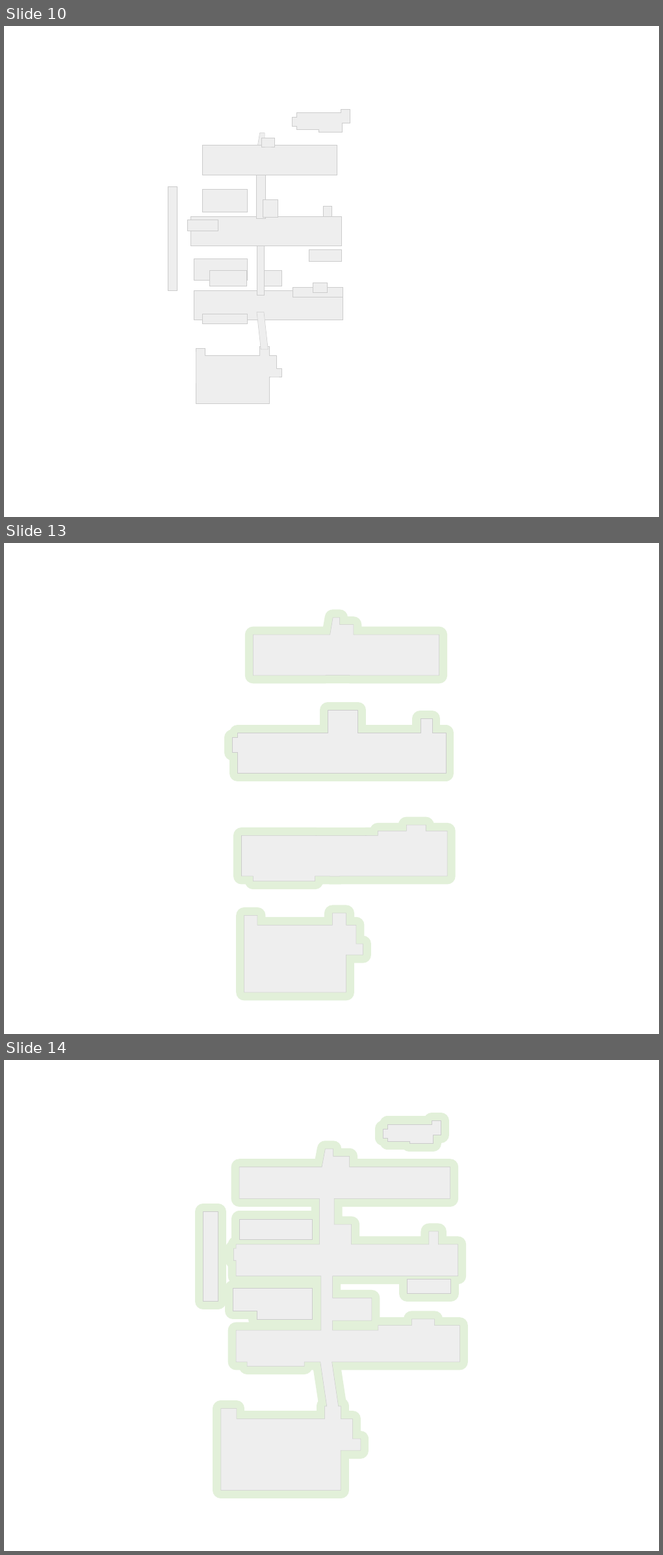
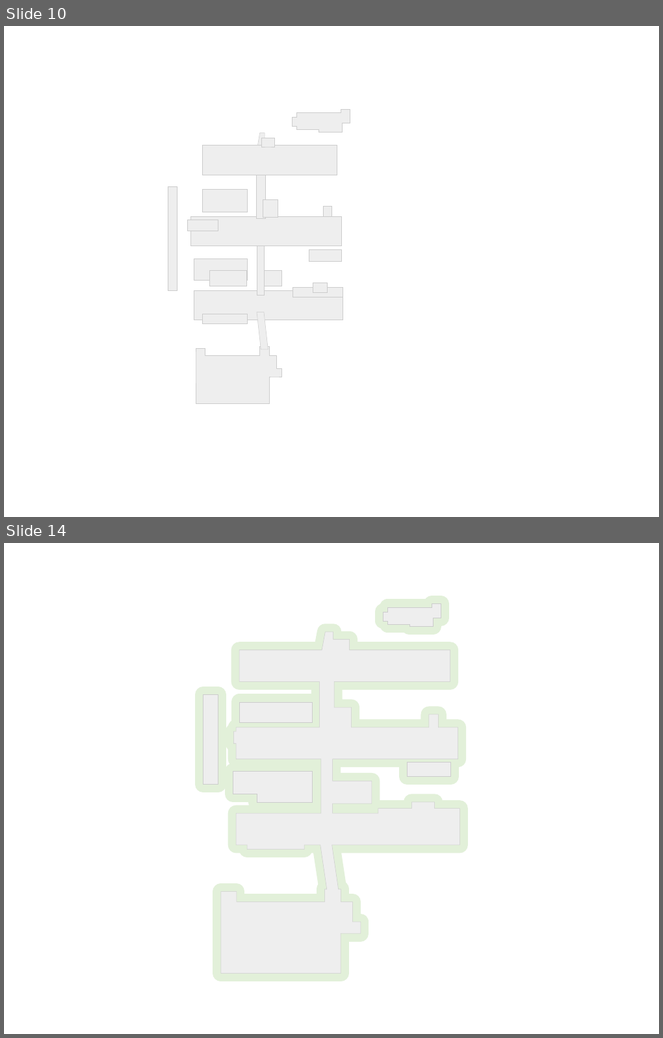
Before and after one commit to nearfactory/toinsai-kagaku, a slide deck: 2d/main.pptx. Shown one above the other, each under a label of ours: slides 10, 13 and 14 before the commit, slides 10 and 14 after it; the slides between them are not shown. The pictures are 663x1555 and 663x1038 pixels, drawn with LibreOffice and Linux fonts; fonts in the diff are those of the drawing. Boxes give left, top, right and bottom in pixels: in the first picture for what was removed or moved away, otherwise in the second. Text is boxed around its words. In the diff, an @@ line names an element or a change of style, - is before the commit and + after.

```diff
--- a/2d/main.pptx
+++ b/2d/main.pptx
@@ slide 13 removed at (4, 543, 659, 1034), background #FFFFFF @@
@@ freeform shape removed at (254, 617, 440, 676) @@
@@ freeform shape removed at (254, 617, 440, 676) @@
@@ freeform shape removed at (232, 710, 446, 773) @@
@@ freeform shape removed at (232, 710, 446, 773) @@
@@ freeform shape removed at (242, 825, 448, 882) @@
@@ freeform shape removed at (242, 825, 448, 882) @@
@@ freeform shape removed at (244, 913, 363, 993) @@
@@ freeform shape removed at (244, 913, 363, 993) @@
```
Also in this commit, not shown: 3 slides added, 2 other slides removed, 4 other files.
